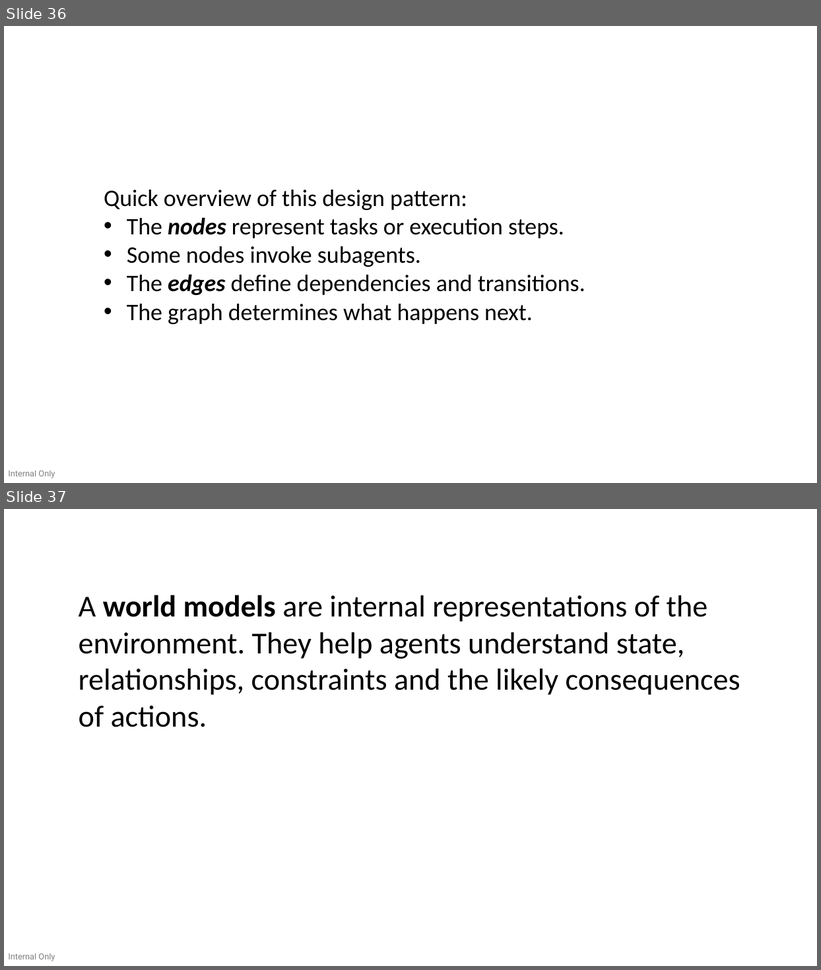
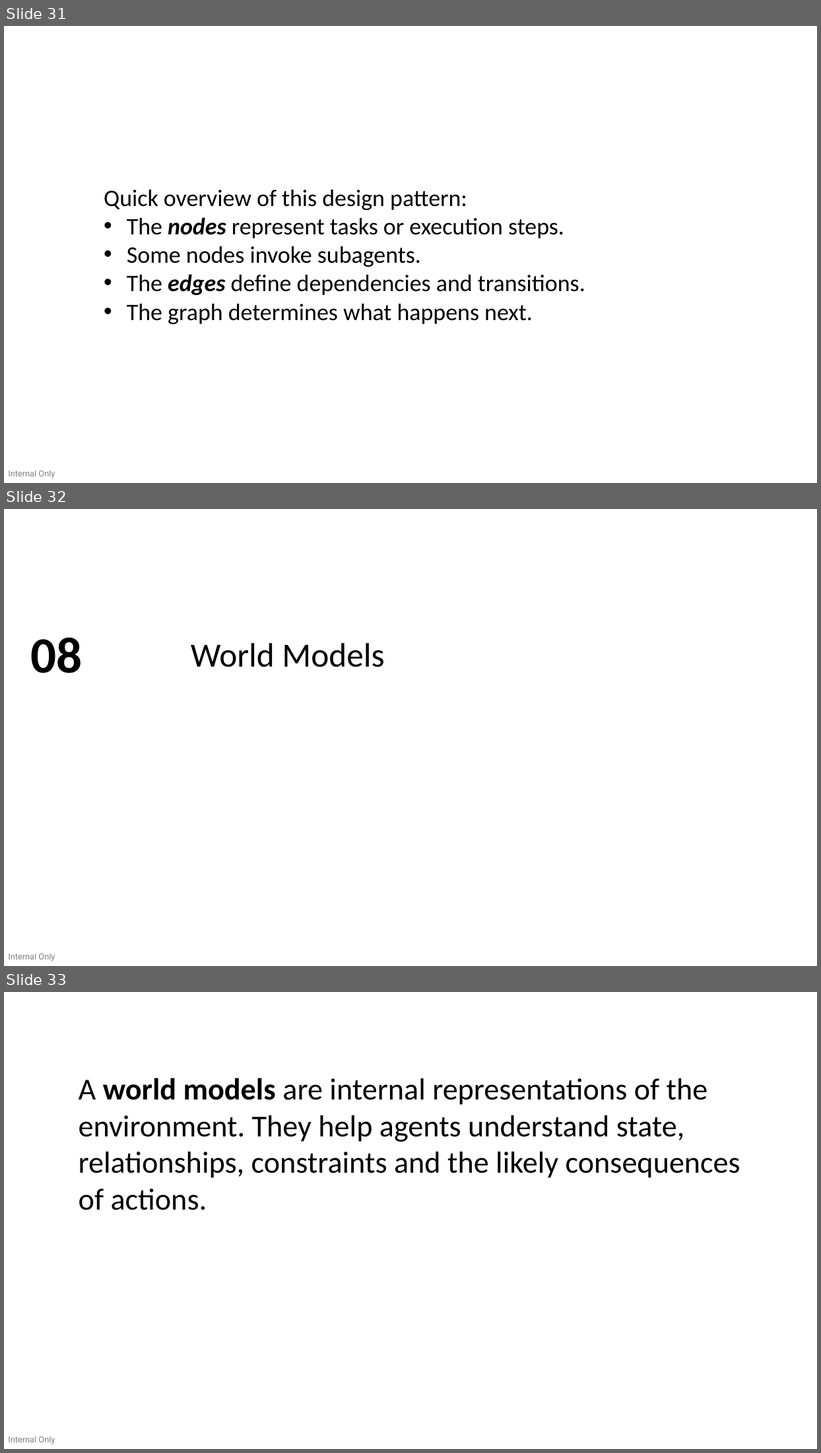
Before and after one commit to devlinduldulao/agents-and-skill-demo, a slide deck: ddc.pptx. Shown one above the other, each under a label of ours: slides 36 and 37 before the commit, slides 31, 32 and 33 after it. The pictures are 821x970 and 821x1453 pixels, drawn with LibreOffice and Linux fonts; fonts in the diff are those of the drawing. Boxes give left, top, right and bottom in pixels: in the first picture for what was removed or moved away, otherwise in the second. Text is boxed around its words. In the diff, an @@ line names an element or a change of style, - is before the commit and + after.

```diff
--- a/ddc.pptx
+++ b/ddc.pptx
@@ slide 32 added at bbox=[4, 509, 817, 966], background #FFFFFF; not listed: 1 template element that a slide beside it also shows @@
@@ text added at bbox=[30, 638, 82, 673], 60 pt, text #000000, bold @@
+08
@@ text added at bbox=[191, 643, 384, 667], 40 pt, text #000000 @@
+World Models
@@ what was slide 36 is now slide 31 @@
@@ what was slide 37 is now slide 33 @@
```
Also in this commit, not shown: 4 slides changed, 17 other slides added, 3 slides removed, 1 other file.
